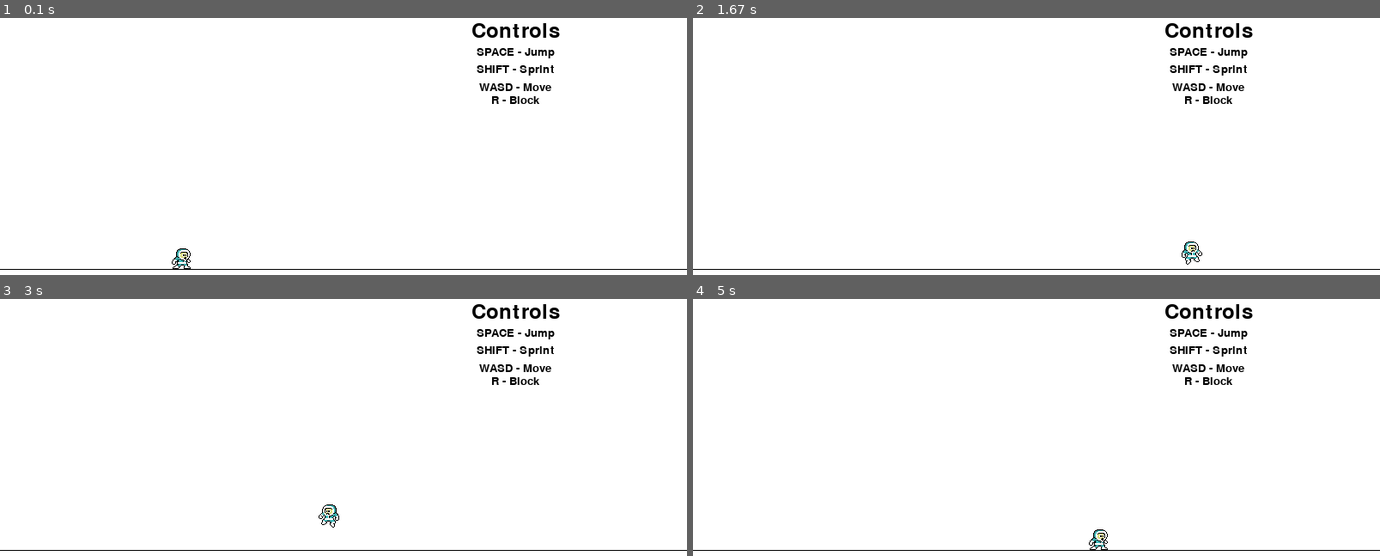
Above: before the commit, frames 1-4 (two rows, left to right).
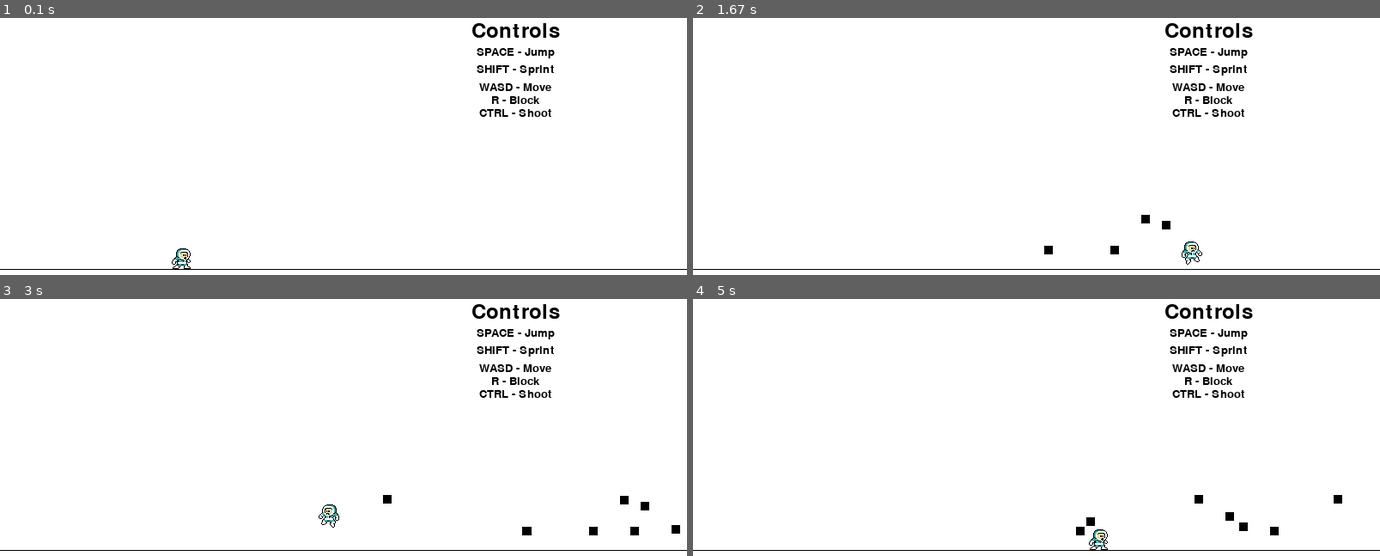
Above: after the commit, the same moments.

Repository: hortonew/2dfighter
Game: pygame game, started from main.py
The game is run twice, just before and just after one commit, with the same random seed, the same clock (stepped at 60 frames per second) and the same inputs. The source is Python 2; it was converted automatically to run under Python 3.
Inputs (mouse positions are in pixels of both pictures, inside the frame that each line leads up to):
- Up to frame 1 (0.1 s): no input
- Up to frame 2 (1.67 s): hold Ctrl 0.33-0.8 s; hold D 0.33-0.8 s; move the mouse to (1009, 269) at 0.37 s; hold D 0.83-1.3 s; move the mouse to (851, 259) at 0.87 s; tap Ctrl at 0.9, 1.2, 1.4 s; tap Space at 0.98 s; hold D from 1.33 s (still down); move the mouse to (outside the picture) at 1.37 s
- Up to frame 3 (3 s): tap Ctrl at 1.7, 1.9, 2.2, 2.47, 2.8 s; release D at 1.8 s; hold A 1.83-2.37 s; move the mouse to (outside the picture) at 1.87 s; hold S 2.4-2.7 s; move the mouse to (563, 350) at 2.43 s; tap Space at 2.55 s; hold A from 2.73 s (still down); move the mouse to (outside the picture) at 2.77 s
- Up to frame 4 (5 s): tap Ctrl at 3.1, 3.23, 3.53, 3.9, 4.3, 4.6, 4.8 s; release A at 3.13 s; hold D 3.17-3.8 s; move the mouse to (outside the picture) at 3.2 s; hold S 3.83-4.2 s; move the mouse to (1180, 460) at 3.87 s; tap Space at 3.98 s; hold A 4.23-4.7 s; move the mouse to (1228, 401) at 4.27 s; hold D from 4.73 s (still down); move the mouse to (802, 373) at 4.77 s

The runs differ from the first frame. In frame 1, 0.2% of the frame differs, in the area x 69-81%, y 35-39%; in frame 2, 0.3%; in frame 3, 0.5%, in the area x 55-99%, y 35-92%; in frame 4, 0.5%.

Commit message:
very basic projectile system laid out

Diff:
--- a/classes/player.py
+++ b/classes/player.py
@@ -1,12 +1,17 @@
 import pygame
+import projectile
 gravity = 1.3
 groundY = 300
+WINDOW_SIZE = (800, 600)
 class Player(pygame.sprite.Sprite):
 	def __init__(self, images):
 		pygame.sprite.Sprite.__init__(self)
 		self.images = images
 		self.image = self.images[0]
 		self.rect = self.image.get_rect().move([200, 300])
+
+		#an array to be filled with player's projectiles
+		self.projectiles = []
 
 		#last image to return to after odd movements like jumping
 		self.last_image = self.image
@@ -65,6 +70,9 @@
 		#move the player
 		if spd != [0,0]:
 			self.rect = self.rect.move(self.speed)
+	def shoot(self):
+		self.projectiles.append(projectile.Projectile(affected_by_gravity=False, x=self.rect.x, y=self.rect.y, direction=-1, rect=pygame.rect.Rect(self.rect.x,self.rect.y,10,10)))
+
 
 	def jump(self):
 		global gravity
@@ -86,6 +94,16 @@
 		self.rect = self.rect.move(0, self.vSpeed)
 
 	def update(self):
+		#update the projectiles of this player:
+		purge = []
+		for i, p in enumerate(self.projectiles):
+			p.update()
+			#delete the projectile if it's off the screen
+			if p.rect.x > WINDOW_SIZE[0]:
+				purge.append(i)
+		for i in reversed(purge):
+			del(self.projectiles[i])
+
 		if self.isJumping == True:
 			self.jump()
 			if self.speed[0] > 0:
--- /dev/null
+++ b/classes/projectile.py
@@ -0,0 +1,16 @@
+import pygame
+LEFT = -1
+class Projectile(object):
+	def __init__(self, affected_by_gravity=False, rect=pygame.Rect((200,200,200,200)), color=(0,0,0), speed=5, x=100, y=100, direction=LEFT):
+		self.rect = rect
+		self.color = color
+		self.speed = speed
+		self.direction = direction
+		self.affected_by_gravity = affected_by_gravity
+		self.rect.x = x
+		self.rect.y = y
+	def update(self):
+		if self.direction == LEFT:
+			self.rect.x += self.speed
+		else:
+			self.rect.x -= self.speed
--- a/main.py
+++ b/main.py
@@ -42,7 +42,6 @@
 	def update(self):
 		#update player's position
 		self.p1.update()
-		pass
 
 	def keyUp(self, key):
 		#check if any key was released, but only set movement to false if no other movement key is pressed down
@@ -74,6 +73,8 @@
 				elif key == K_d:
 					#move right
 					self.p1.updateSpeed([self.p1.x_speed, 0], 0, 0, 0)
+				elif key == K_LCTRL:
+					self.p1.shoot()
 				elif key == K_LSHIFT:
 					#sprint
 					self.p1.x_speed = 15
@@ -107,6 +108,7 @@
 		self.text3 = font2.render('SHIFT - Sprint', True, (0,0,0), (255,255,255))
 		self.text4 = font2.render('WASD - Move', True, (0,0,0), (255,255,255))
 		self.text5 = font2.render('R - Block', True, (0,0,0), (255,255,255))
+		self.text6 = font2.render('CTRL - Shoot', True, (0,0,0), (255,255,255))
 
 		self.text1Rect = self.text1.get_rect()
 		self.text1Rect.centerx = self.w - 200
@@ -128,11 +130,16 @@
 		self.text5Rect.centerx = self.w - 200
 		self.text5Rect.centery = 130
 
+		self.text6Rect = self.text6.get_rect()
+		self.text6Rect.centerx = self.w - 200
+		self.text6Rect.centery = 145
+
 		self.screen.blit(self.text1, self.text1Rect)
 		self.screen.blit(self.text2, self.text2Rect)
 		self.screen.blit(self.text3, self.text3Rect)
 		self.screen.blit(self.text4, self.text4Rect)
 		self.screen.blit(self.text5, self.text5Rect)
+		self.screen.blit(self.text6, self.text6Rect)
 
 	def draw(self):
 		global groundY
@@ -140,6 +147,10 @@
 		self.screen.fill((255,255,255)) #clear the screen
 		self.setText() #write text on screen
 		self.screen.blit(self.p1.image, self.p1.rect) #draw player on screen
+		#draw the players projectiles:
+		for p in self.p1.projectiles:
+			pygame.draw.rect(self.screen, p.color, pygame.rect.Rect(p.rect))
+
 		pygame.draw.line(self.screen, (0,0,0), (000, ground), (800, ground)) #draw line for ground
 
 	def handleEvents(self):
